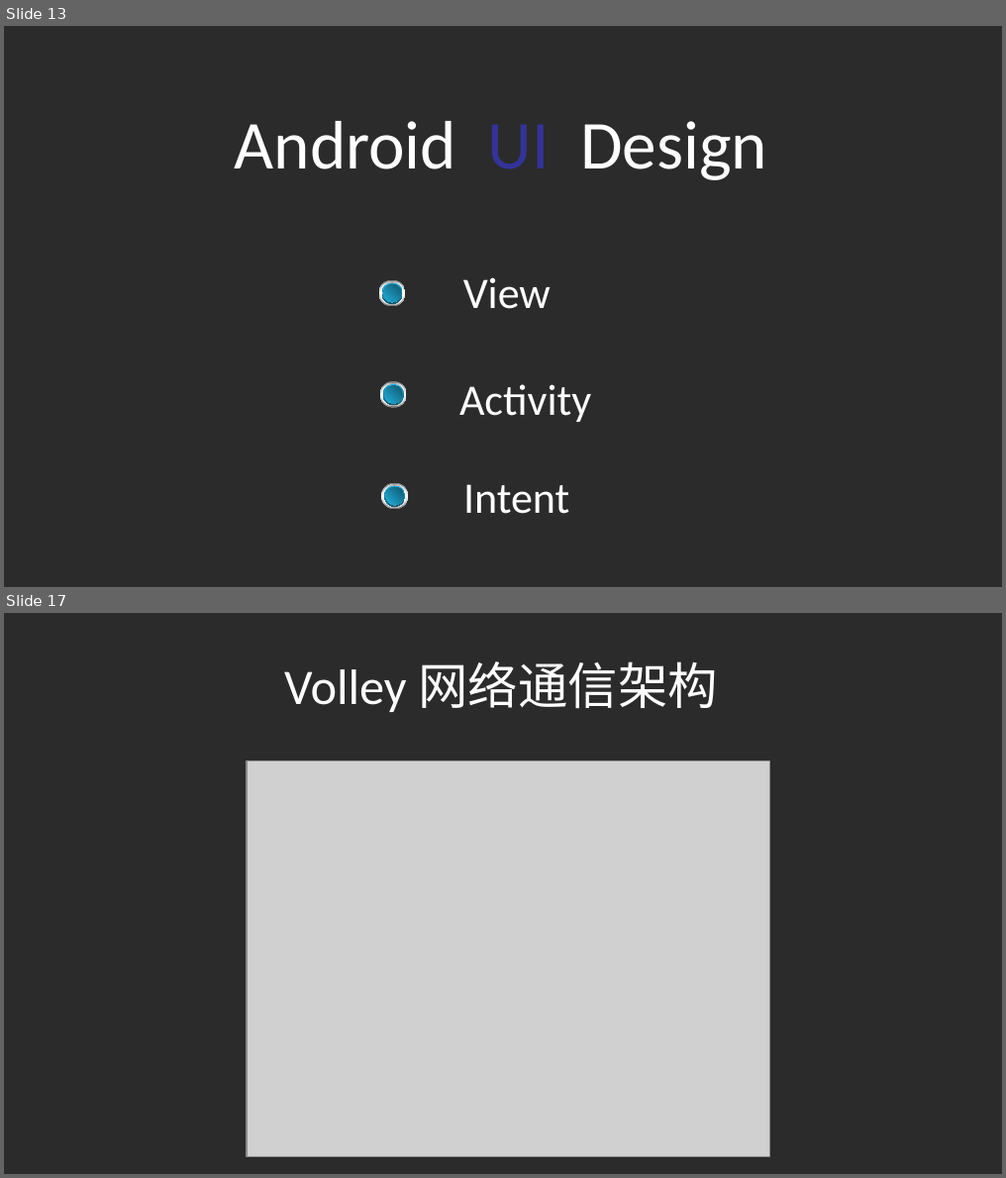
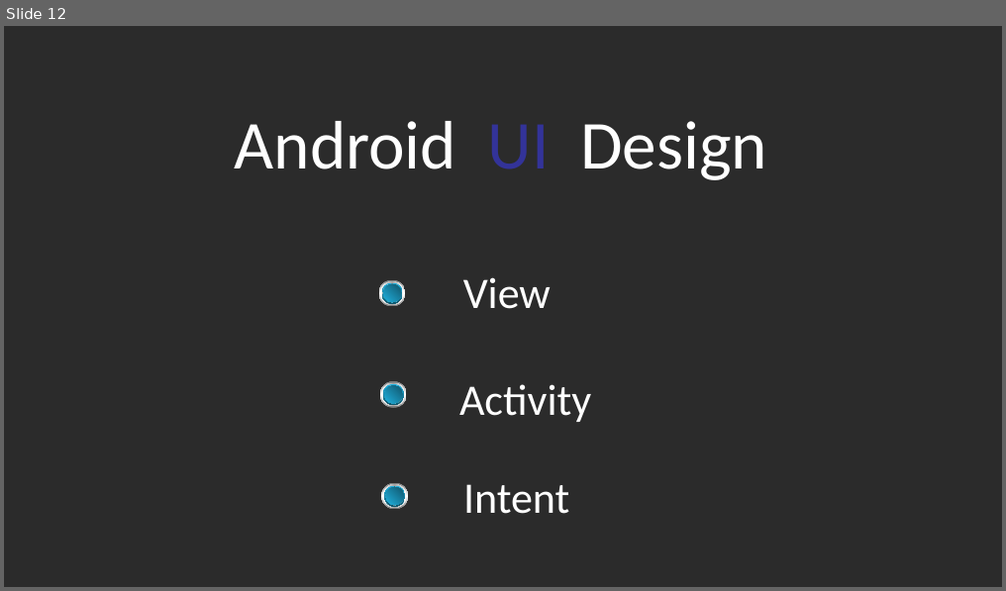
Before and after one commit to liuchangfa/workplace, a slide deck: training/Git/Git.ppt. Shown one above the other, each under a label of ours: slides 13 and 17 before the commit, slide 12 after it; the slides between them are not shown. The pictures are 1006x1178 and 1006x591 pixels, drawn with LibreOffice and Linux fonts; fonts in the diff are those of the drawing; grey boxes stand for pictures; background and template pictures are left out; a plain dark background stands for a picture behind light text. Boxes give left, top, right and bottom in pixels: in the first picture for what was removed or moved away, otherwise in the second. Text is boxed around its words. In the diff, an @@ line names an element or a change of style, - is before the commit and + after.

```diff
--- a/training/Git/Git.ppt
+++ b/training/Git/Git.ppt
@@ slide 17 removed at [4, 613, 1002, 1174], background picture (left out) @@
@@ text removed at [284, 662, 717, 712] @@
-Volley 网络通信架构
@@ picture removed at [247, 761, 769, 1157] @@
@@ picture removed at [308, 770, 728, 1156] @@
@@ what was slide 13 is now slide 12 @@
```
Also in this commit, not shown: 5 slides changed, 4 slides added, 13 other slides removed, 1 other file.
